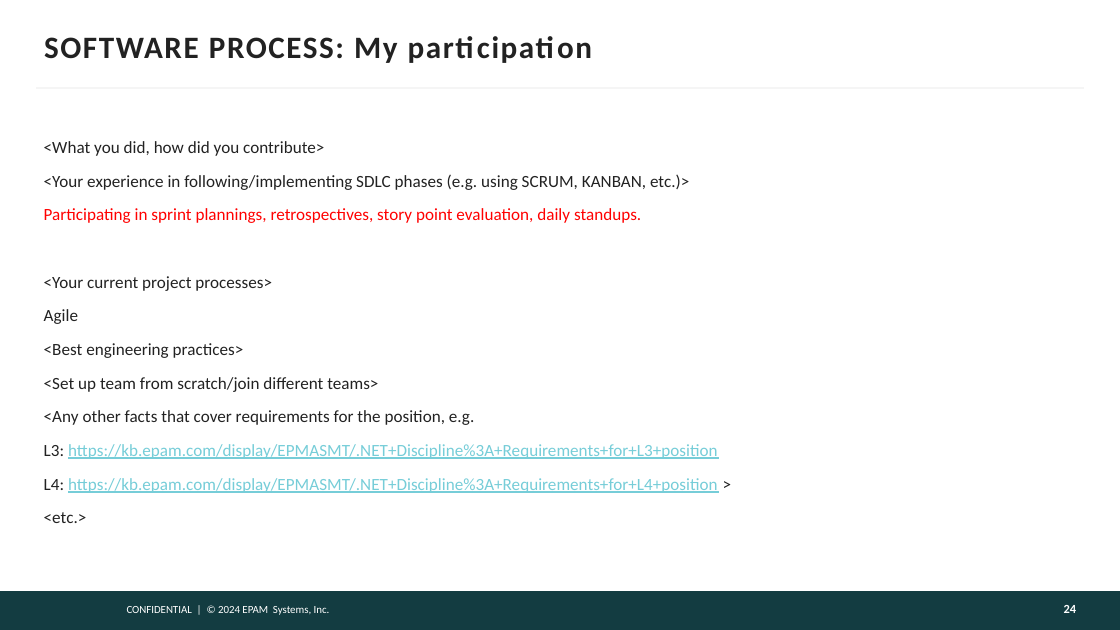
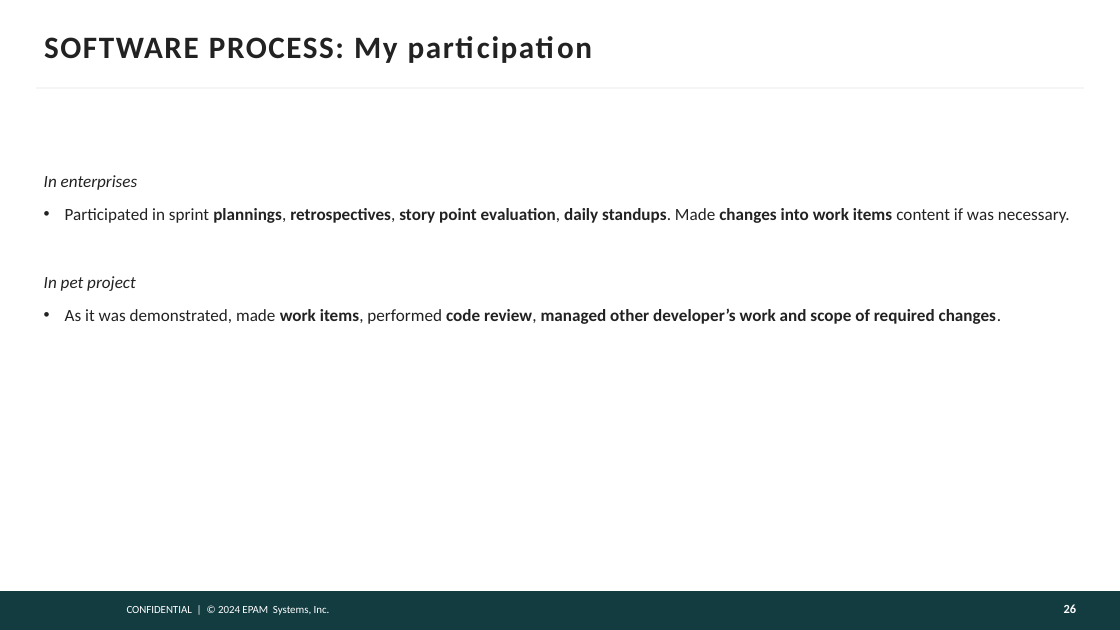
Before and after one commit to victoravt/Papers, a slide deck: slide 26 of Assessment Epam A2-A3/presentation-template.pptx (slide 24 before the commit). Drawn at 1120x630 pixels with LibreOffice and Linux fonts; fonts in the diff are those of the drawing; background and template pictures are left out. Boxes give left, top, right and bottom in pixels: in the first picture for what was removed or moved away, otherwise in the second. Text is boxed around its words. In the diff, an @@ line names an element or a change of style, - is before the commit and + after.

```diff
--- a/Assessment Epam A2-A3/presentation-template.pptx
+++ b/Assessment Epam A2-A3/presentation-template.pptx
@@ text at box(44, 175, 1070, 324): text changed; bold on @@
-<What you did, how did you contribute>
-<Your experience in following/implementing SDLC phases (e.g. using SCRUM, KANBAN, etc.)>
-Participating in sprint plannings, retrospectives, story point evaluation, daily standups.
-<Your current project processes>
-Agile
-<Best engineering practices>
-<Set up team from scratch/join different teams>
-<Any other facts that cover requirements for the position, e.g.
-L3: https://kb.epam.com/display/EPMASMT/.NET+Discipline%3A+Requirements+for+L3+position
-L4: https://kb.epam.com/display/EPMASMT/.NET+Discipline%3A+Requirements+for+L4+position >
-<etc.>
+In enterprises
+• Participated in sprint plannings, retrospectives, story point evaluation, daily standups. Made changes into work items content if was necessary.
+In pet project
+• As it was demonstrated, made work items, performed code review, managed other developer’s work and scope of required changes.
@@ page number at box(1064, 604, 1077, 613): text changed @@
-24
+26
```
Also in this commit, not shown: 5 other slides changed, 4 slides added, 2 slides removed.
